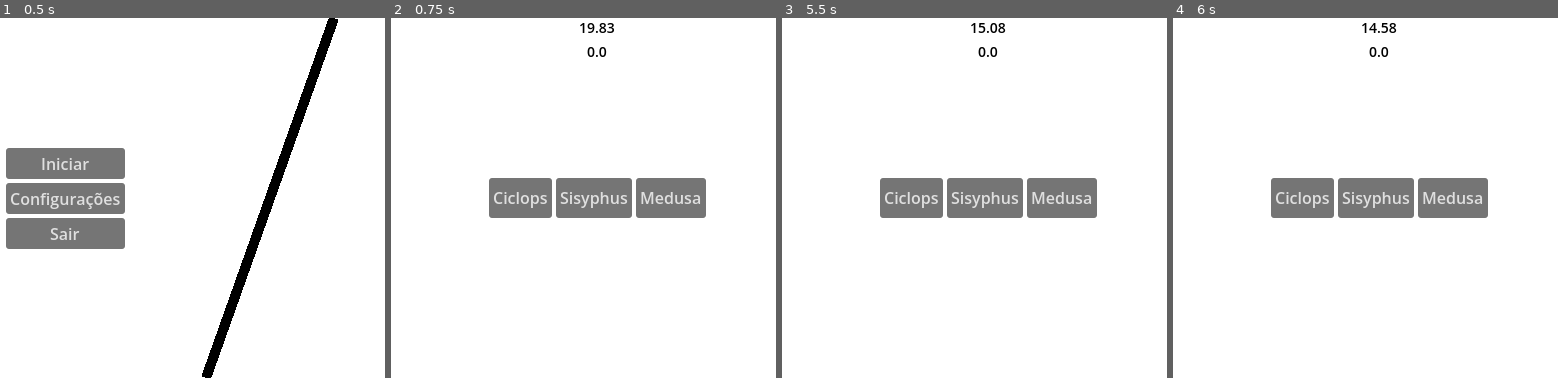
Above: before the commit, frames 1-4 (left to right).
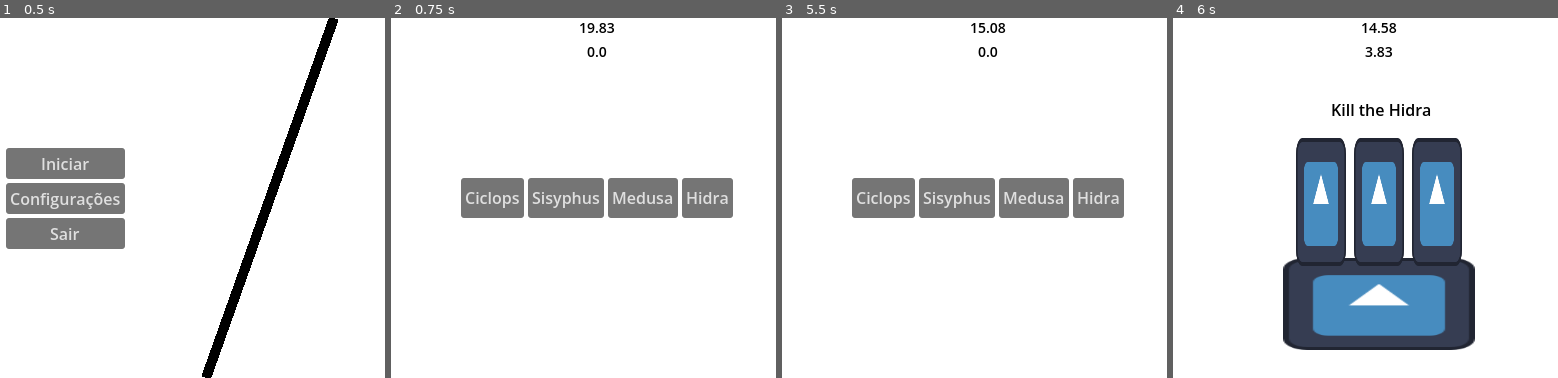
Above: after the commit, the same moments.

Repository: Magistratus-Studio/gmtk
Game: Godot game, scene res://Cenas/minigame_manager_scene.tscn
The game is run twice, just before and just after one commit, with the same random seed, the same clock (stepped at 60 frames per second) and the same inputs. The engine's default icon, where the game draws it, is replaced by a stand-in: a white triangle on a blue panel in a dark square.
Inputs (mouse positions are in pixels of both pictures, inside the frame that each line leads up to):
- Up to frame 1 (0.5 s): no input
- Up to frame 2 (0.75 s): click "Iniciar" at 0.5 s
- Up to frame 3 (5.5 s): click "Ciclops" at 1.25 s; click (989, 298) at 2 s; move the mouse to (1128, 180) at 2.77 s; move the mouse to (859, 216) at 3.52 s; move the mouse to (1051, 118) at 4.27 s; move the mouse to (955, 270) at 5.02 s
- Up to frame 4 (6 s): click (1488, 198) at 5.75 s, where only the run after the commit has a clickable "Hidra"

Frame 1 is identical in both runs. In frame 2, 3.1% of the frame differs, in the area x 18-89%, y 44-56%; in frame 3, 3.1%; in frame 4, 28%, in the area x 25-82%, y 8-93%.

Commit message:
feat: minigame hidra

Diff:
--- a/gmtk/Cenas/Minijogos/Ciclope/ciclope.gd
+++ b/gmtk/Cenas/Minijogos/Ciclope/ciclope.gd
@@ -10,8 +10,8 @@
 var velocidade: float = 0.3
 var tween: Tween
 
-func _ready() -> void:
-	caminho_lanca.progress_ratio = 0.15
+#func _ready() -> void:
+	#caminho_lanca.progress_ratio = 0.15
 
 func iniciar() -> void:
 	super.iniciar()
--- /dev/null
+++ b/gmtk/Cenas/Minijogos/Hidra/hidra.gd
@@ -0,0 +1,71 @@
+extends MinigameBase
+# enquanto estiver segurando, cabeça deve tremer
+@export var cabeca_container: HBoxContainer
+
+var vitoria: int = 0
+var tempo_segurar: float = 0.0
+var tempo_segurar_requerido: float = 0.6
+var segurar_apertado: bool = false
+
+var botao_atual: TextureButton = null
+
+@export var intensidade_tremer: float = 5.0
+@export var efeito_escala: float = 1.05
+@export var cor_alvo: Color = Color.RED
+var posicao_inicial: Vector2 = Vector2.ZERO
+
+func iniciar() -> void:
+	super.iniciar()
+
+	set_process(false)
+	cabeca_container.add_theme_constant_override("separation", 8)
+	for filho in cabeca_container.get_children():
+		if filho is TextureButton:
+			filho.button_down.connect(_on_qualquer_botao_down.bind(filho))
+			filho.button_up.connect(_on_qualquer_botao_up.bind(filho))
+
+func verificar_sucesso() -> bool:
+	if vitoria == 3:
+		minigame_concluido.emit(true)
+		return true
+	minigame_concluido.emit(false)
+	return false
+
+func _process(delta: float) -> void:
+	if botao_atual:
+		tempo_segurar += delta
+		var progresso: float = min(tempo_segurar / tempo_segurar_requerido, 1.0)
+		var tremer_atual: float = intensidade_tremer * progresso
+		var variacao: Vector2 = Vector2(
+			randf_range(-tremer_atual, tremer_atual),
+			randf_range(-tremer_atual, tremer_atual))
+
+		botao_atual.modulate = Color.WHITE.lerp(cor_alvo, progresso)
+		botao_atual.global_position = posicao_inicial + variacao
+		botao_atual.scale = Vector2.ONE * lerp(1.0, efeito_escala, progresso)
+
+		if tempo_segurar >= tempo_segurar_requerido and not segurar_apertado:
+			segurar_apertado = true
+			_on_segurar_sucesso(botao_atual)
+
+func _on_qualquer_botao_down(botao: TextureButton) -> void:
+	botao_atual = botao
+	tempo_segurar = 0.0
+	segurar_apertado = false
+	botao_atual.pivot_offset = botao_atual.size / 2
+	posicao_inicial = botao_atual.global_position
+	set_process(true)
+
+func _on_qualquer_botao_up(botao: TextureButton) -> void:
+	if botao_atual == botao:
+		set_process(false)
+		botao_atual.scale = Vector2.ONE
+		botao_atual.modulate = Color.WHITE
+		botao_atual.global_position = posicao_inicial
+		cabeca_container.queue_sort()
+		botao_atual = null
+
+func _on_segurar_sucesso(botao: TextureButton) -> void:
+	botao.queue_free()
+	vitoria += 1
+	cabeca_container.add_theme_constant_override("separation", 32)
--- /dev/null
+++ b/gmtk/Cenas/Minijogos/Hidra/hidra.tscn
@@ -0,0 +1,92 @@
+[gd_scene format=3 uid="uid://bjculms3pwg2t"]
+
+[ext_resource type="Script" uid="uid://1mg1wahe1bbf" path="res://Cenas/Minijogos/Hidra/hidra.gd" id="1_kbmje"]
+[ext_resource type="Texture2D" uid="uid://bc1ayuixxupfe" path="res://icon.svg" id="2_ewagc"]
+
+[sub_resource type="LabelSettings" id="LabelSettings_qf2fo"]
+font_color = Color(0, 0, 0, 1)
+
+[node name="Hidra" type="Control" unique_id=1258599585 node_paths=PackedStringArray("cabeca_container")]
+layout_mode = 3
+anchors_preset = 15
+anchor_right = 1.0
+anchor_bottom = 1.0
+grow_horizontal = 2
+grow_vertical = 2
+script = ExtResource("1_kbmje")
+cabeca_container = NodePath("Corpo/CabecaContainer")
+metadata/_custom_type_script = "uid://brfp8a3wxvhfk"
+
+[node name="Fundo" type="ColorRect" parent="." unique_id=1440073605]
+layout_mode = 1
+anchors_preset = 15
+anchor_right = 1.0
+anchor_bottom = 1.0
+grow_horizontal = 2
+grow_vertical = 2
+
+[node name="Corpo" type="TextureRect" parent="." unique_id=770278632]
+layout_mode = 1
+anchors_preset = -1
+anchor_left = 0.5
+anchor_top = 0.79444444
+anchor_right = 0.5
+anchor_bottom = 0.79444444
+offset_left = -96.0
+offset_top = -46.0
+offset_right = 96.0
+offset_bottom = 46.0
+grow_horizontal = 2
+grow_vertical = 2
+texture = ExtResource("2_ewagc")
+expand_mode = 1
+metadata/_edit_use_anchors_ = true
+
+[node name="CabecaContainer" type="HBoxContainer" parent="Corpo" unique_id=1848950043]
+layout_mode = 1
+anchors_preset = 10
+anchor_right = 1.0
+grow_horizontal = 2
+theme_override_constants/separation = 8
+alignment = 1
+
+[node name="CabecaButton" type="TextureButton" parent="Corpo/CabecaContainer" unique_id=770054635]
+custom_maximum_size = Vector2(50, 200)
+layout_mode = 2
+offset_transform_enabled = true
+offset_transform_position = Vector2(0, -120)
+offset_transform_visual_only = false
+texture_normal = ExtResource("2_ewagc")
+stretch_mode = 0
+
+[node name="CabecaButton2" type="TextureButton" parent="Corpo/CabecaContainer" unique_id=857762777]
+custom_maximum_size = Vector2(50, 200)
+layout_mode = 2
+offset_transform_enabled = true
+offset_transform_position = Vector2(0, -120)
+offset_transform_visual_only = false
+texture_normal = ExtResource("2_ewagc")
+stretch_mode = 0
+
+[node name="CabecaButton3" type="TextureButton" parent="Corpo/CabecaContainer" unique_id=414273946]
+custom_maximum_size = Vector2(50, 200)
+layout_mode = 2
+offset_transform_enabled = true
+offset_transform_position = Vector2(0, -120)
+offset_transform_visual_only = false
+texture_normal = ExtResource("2_ewagc")
+stretch_mode = 0
+
+[node name="Titulo" type="Label" parent="." unique_id=1888851492]
+layout_mode = 1
+anchors_preset = -1
+anchor_left = 0.425
+anchor_top = 0.22200002
+anchor_right = 0.59106255
+anchor_bottom = 0.28622222
+offset_top = 0.0799942
+offset_right = -0.2800293
+offset_bottom = -0.040000916
+text = "Kill the Hidra"
+label_settings = SubResource("LabelSettings_qf2fo")
+metadata/_edit_use_anchors_ = true
--- a/gmtk/Cenas/seletor_caminho.tscn
+++ b/gmtk/Cenas/seletor_caminho.tscn
@@ -4,6 +4,7 @@
 [ext_resource type="PackedScene" uid="uid://5hx0nq0gfwen" path="res://Cenas/Minijogos/Ciclope/ciclope.tscn" id="3_hej73"]
 [ext_resource type="PackedScene" uid="uid://d1qeky4720sqw" path="res://Cenas/Minijogos/Sisifo/Sisifo.tscn" id="3_nc73i"]
 [ext_resource type="PackedScene" uid="uid://d2yt5lwvfw3uh" path="res://Cenas/Minijogos/Medusa/Medusa.tscn" id="4_hej73"]
+[ext_resource type="PackedScene" uid="uid://bjculms3pwg2t" path="res://Cenas/Minijogos/Hidra/hidra.tscn" id="5_y1mm1"]
 
 [node name="SeletorCaminho" type="Control" unique_id=188329596 groups=["seletor"]]
 layout_mode = 3
@@ -16,6 +17,7 @@
 sisifus = ExtResource("3_nc73i")
 ciclope = ExtResource("3_hej73")
 medusa = ExtResource("4_hej73")
+hidra = ExtResource("5_y1mm1")
 
 [node name="Fundo" type="ColorRect" parent="." unique_id=155421700]
 layout_mode = 1
@@ -51,7 +53,12 @@
 layout_mode = 2
 text = "Medusa"
 
+[node name="Button4" type="Button" parent="HBoxContainer" unique_id=688852871]
+layout_mode = 2
+text = "Hidra"
+
 [connection signal="tree_exited" from="." to="." method="_on_tree_exited"]
 [connection signal="pressed" from="HBoxContainer/Button" to="." method="_on_button_pressed"]
 [connection signal="pressed" from="HBoxContainer/Button2" to="." method="_on_button_2_pressed"]
 [connection signal="pressed" from="HBoxContainer/Button3" to="." method="_on_button_3_pressed"]
+[connection signal="pressed" from="HBoxContainer/Button4" to="." method="_on_button_4_pressed"]
--- a/gmtk/Scripts/seletor_caminho.gd
+++ b/gmtk/Scripts/seletor_caminho.gd
@@ -4,6 +4,7 @@
 @export var sisifus: PackedScene
 @export var ciclope: PackedScene
 @export var medusa: PackedScene
+@export var hidra: PackedScene
 
 func _on_button_2_pressed() -> void:
 	minigame_selecionado.emit(sisifus)
@@ -13,3 +14,6 @@
 
 func _on_button_3_pressed() -> void:
 	minigame_selecionado.emit(medusa)
+
+func _on_button_4_pressed() -> void:
+	minigame_selecionado.emit(hidra)
Not shown, added: gmtk/Cenas/Minijogos/Hidra/hidra.gd.uid
